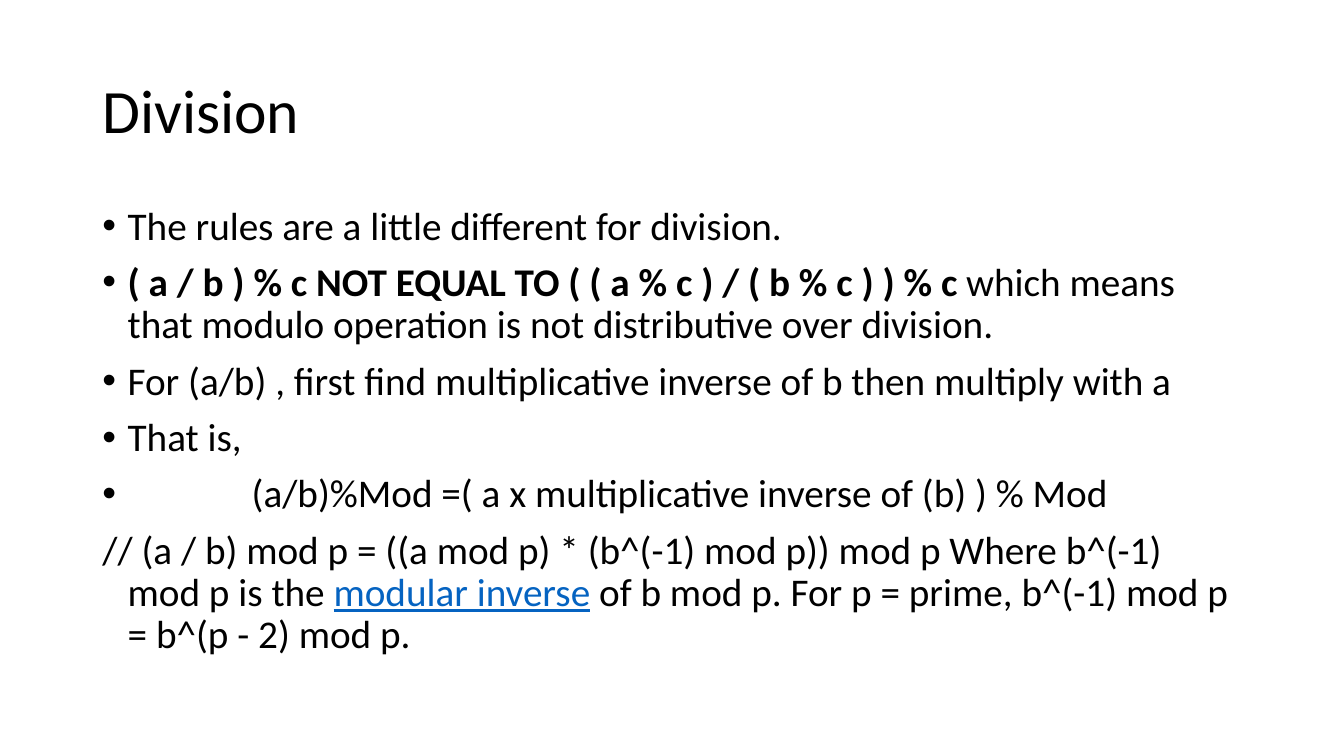
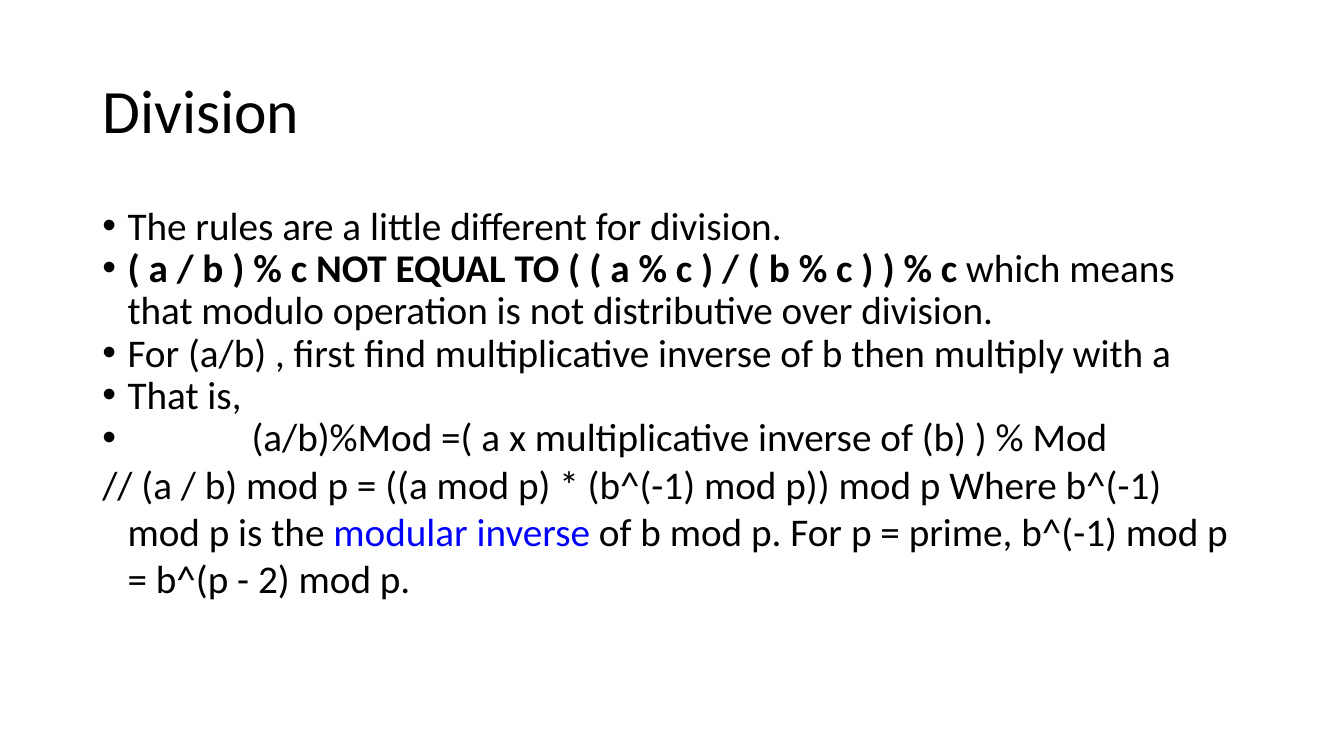
Before and after one commit to ishan-nitj/Competitve-Programming, a slide deck: slide 10 of Number theory/Modular arithmetic.pptx. Drawn at 1344x756 pixels with LibreOffice and Linux fonts; fonts in the diff are those of the drawing. Boxes give left, top, right and bottom in pixels: in the first picture for what was removed or moved away, otherwise in the second. Text is boxed around its words. In the diff, an @@ line names an element or a change of style, - is before the commit and + after.

```diff
--- a/Number theory/Modular arithmetic.pptx
+++ b/Number theory/Modular arithmetic.pptx
@@ text "The rules are a little ..." at (128,212,1228,600): text colour #0563C1 to #0000FF in "modular inverse"; less space between paragraphs; line spacing 0.9 to 1 @@
```
Also in this commit, not shown: 15 other slides changed.
